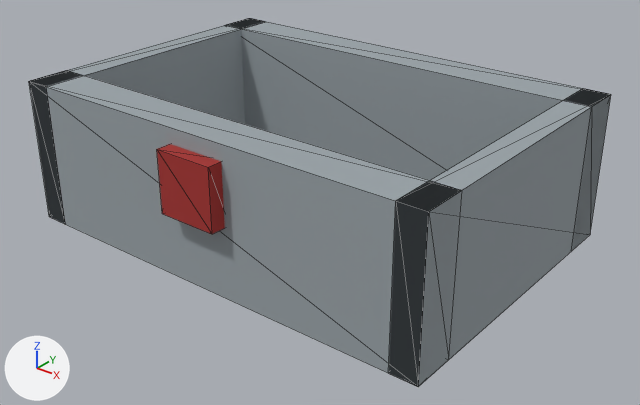
A saved change to the glTF model jarvis/ui/web/frontend/src/assets/society/figures/parts/biped/torso_over-plate-broad.glb.
Rendered twice from a 50 mm camera at (1.004, -1.236, 1.775) aimed at (0.038, -0.029, 1.027). The axes (+X, +Y, +Z) are drawn at lower left. The lights are the same throughout. The picture after the commit comes second. Mesh edges are drawn as thin lines. Vertices at exactly the same position are counted once.

In view in the first picture: 'torso_over-plate'.
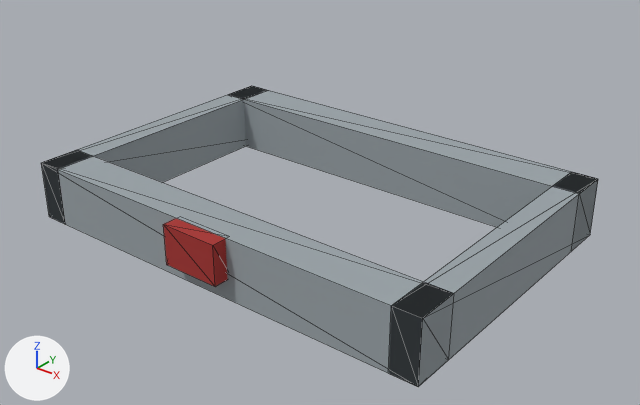
What differs and where, as boxes (x1, y1, x2, y2) in the pictures (640 x 405 px; the box of a moved part takes in the faces that stretch with it):
'torso_over-plate', reshaped (18% shorter): before (29, 18, 611, 387); after (41, 86, 598, 387)
part 1 of me_torso_over_plate, moved or reshaped: before (157, 144, 225, 234); after (163, 218, 228, 287)
part 2 of me_torso_over_plate, moved or reshaped: before (29, 18, 611, 387); after (41, 86, 598, 387)

The change, as a diff of the scene's bpy script:
```diff
--- a/jarvis/ui/web/frontend/src/assets/society/figures/parts/biped/torso_over-plate-broad.glb.py
+++ b/jarvis/ui/web/frontend/src/assets/society/figures/parts/biped/torso_over-plate-broad.glb.py
@@ me_torso_over_plate @@
 # used by ob_torso_over_plate; location = (0.0, 0.0, 0.0)
-me_torso_over_plate.from_pydata(...)  # 40 vertices, 60 faces; spans x -0.45..0.45, y -0.34..0.31, z 0.953..1.243
+me_torso_over_plate.from_pydata(...)  # 40 vertices, 60 faces; spans x -0.45..0.45, y -0.34..0.31, z 0.953..1.073
+# me_torso_over_plate part 1: the loose piece of 8 vertices spanning x -0.06..0.06, y -0.34..-0.3, z 1.093..1.213 is scaled about its middle by (1, 1, 0.667), then moved by (0.0, 0.0, -0.12)
+# me_torso_over_plate part 2: all 16 vertices in x -0.45..0.45, y -0.31..0.31, z 1.243 are moved by (0.0, 0.0, -0.17)
 me_torso_over_plate.materials.append(mat_torso_over_plate_broad_sheet)
```
